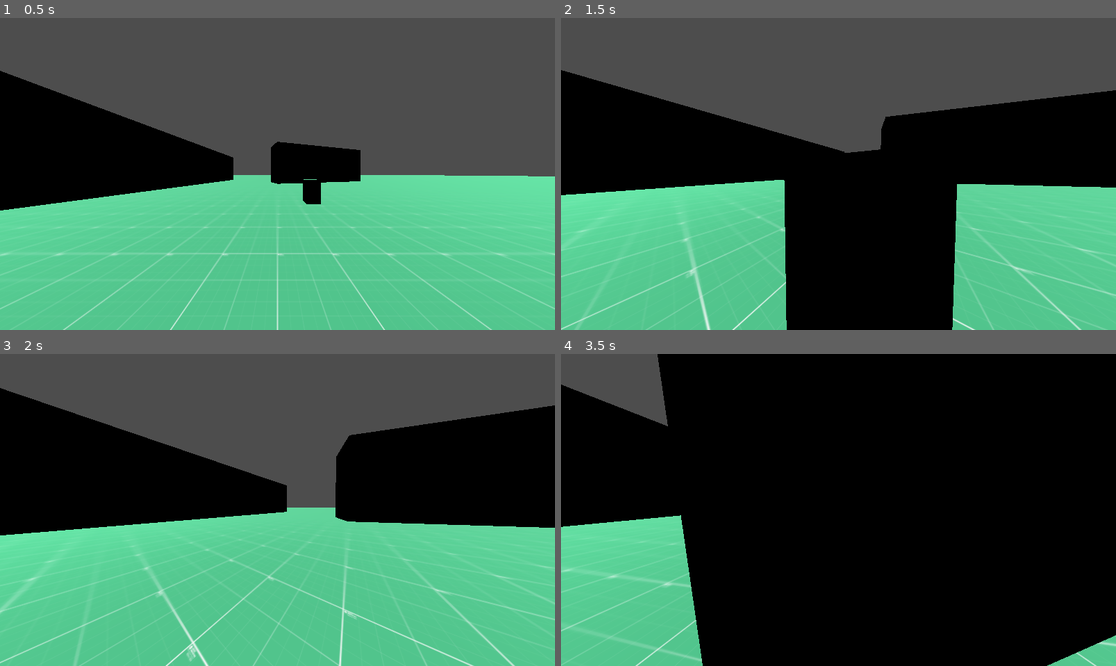
Above: before the commit, frames 1-4 (two rows, left to right).
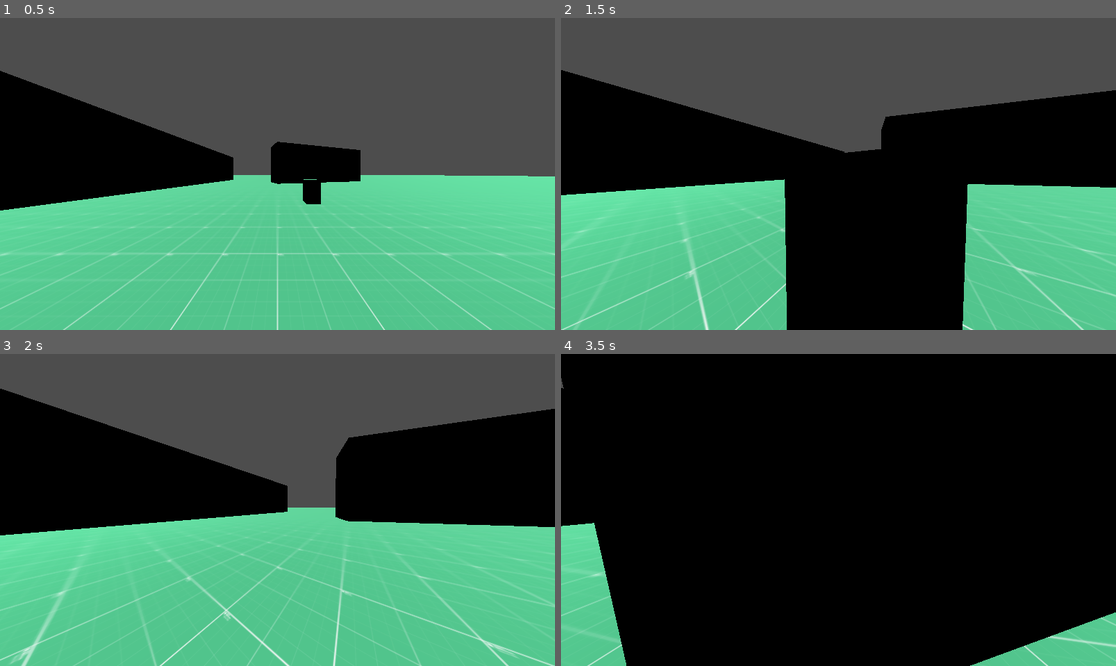
Above: after the commit, the same moments.

Repository: TimurTimergalin/team-dynamics-project-0
Game: Godot game, scene res://scenes/prototype_scene.tscn
The game is run twice, just before and just after one commit, with the same random seed, the same clock (stepped at 60 frames per second) and the same inputs.
Inputs (mouse positions are in pixels of both pictures, inside the frame that each line leads up to):
- Up to frame 1 (0.5 s): no input
- Up to frame 2 (1.5 s): move the mouse to (866, 174) at 0.52 s; hold W (main_move_forward) from 0.53 s (still down); tap Ctrl (main_crouch) at 0.6 s; tap Space (main_jump) at 0.77 s; move the mouse to (810, 174) at 1.27 s; tap Shift (main_run) at 1.35 s
- Up to frame 3 (2 s): keep holding W (main_move_forward); tap Space (main_jump) at 1.52 s
- Up to frame 4 (3.5 s): keep holding W (main_move_forward); move the mouse to (849, 503) at 2.02 s; tap Ctrl (main_crouch) at 2.1 s; move the mouse to (832, 516) at 2.77 s; tap Shift (main_run) at 2.85 s; tap Space (main_jump) at 3.02 s

Frame 1 is identical in both runs. In frame 2, 1.8% of the frame differs, in the area x 0-100%, y 16-100%; in frame 3, 4.2%; in frame 4, 12%, in the area x 0-100%, y 0-100%.

Commit message:
Новый подсчет горизонтального движения: теперь считается не абсолютное значение скорости тела, а его смещение относительно "свободной" скорости

Diff:
--- a/scenes/player.tscn
+++ b/scenes/player.tscn
@@ -3,7 +3,7 @@
 [ext_resource type="Script" uid="uid://dcb6ufef25w8f" path="res://scripts/logic/movement/gravity_logic.gd" id="1_rkhd4"]
 [ext_resource type="Script" uid="uid://do2nsn7vo6vpd" path="res://scripts/stores/movement/gravity_store.gd" id="2_lrhn5"]
 [ext_resource type="Script" uid="uid://ql3s7jxbe3ln" path="res://scripts/stores/movement/horizontal_movement_store.gd" id="2_tuyoq"]
-[ext_resource type="Script" uid="uid://cnwggruap2e0n" path="res://scripts/logic/state_machine/state_machine.gd" id="3_qhqgy"]
+[ext_resource type="Script" uid="uid://cncbwyrywwtas" path="res://scripts/logic/movement/player_movement_state_machine/player_movement_state_machine.gd" id="4_d2wvv"]
 [ext_resource type="Script" uid="uid://cp02gts22siqs" path="res://scripts/logic/movement/player_movement_state_machine/idle_state.gd" id="5_fjrip"]
 [ext_resource type="Script" uid="uid://ctm2er1thhhu2" path="res://scripts/logic/movement/player_movement_state_machine/walking_state.gd" id="6_smehm"]
 [ext_resource type="Script" uid="uid://jni8u8uya2y4" path="res://scripts/logic/movement/player_movement_state_machine/crouching_state.gd" id="8_y4r1p"]
@@ -13,7 +13,8 @@
 [ext_resource type="Resource" uid="uid://bgqa0tcc2e6tv" path="res://resources/player/camera_controller.tres" id="11_d2wvv"]
 [ext_resource type="Script" uid="uid://ogc2ldxcn888" path="res://scripts/logic/movement/character_body_move_and_slide_logic.gd" id="11_3v2ag"]
 
-[sub_resource type="CapsuleShape3D" id="CapsuleShape3D_dkjbp"]
+[sub_resource type="BoxShape3D" id="BoxShape3D_d2wvv"]
+size = Vector3(1, 2, 1)
 
 [sub_resource type="CapsuleMesh" id="CapsuleMesh_agfs1"]
 
@@ -57,7 +58,7 @@
 [node name="Player" type="CharacterBody3D"]
 
 [node name="CollisionShape3D" type="CollisionShape3D" parent="."]
-shape = SubResource("CapsuleShape3D_dkjbp")
+shape = SubResource("BoxShape3D_d2wvv")
 
 [node name="MeshInstance3D" type="MeshInstance3D" parent="."]
 mesh = SubResource("CapsuleMesh_agfs1")
@@ -88,8 +89,9 @@
 gravity_store = NodePath("../../Stores/GravityStore")
 target = NodePath("../..")
 
-[node name="MovementStateMachine" type="Node" parent="Logic" node_paths=PackedStringArray("cur_state")]
-script = ExtResource("3_qhqgy")
+[node name="MovementStateMachine" type="Node" parent="Logic" node_paths=PackedStringArray("move_and_slide_logic", "cur_state")]
+script = ExtResource("4_d2wvv")
+move_and_slide_logic = NodePath("../MoveAndSlideLogic")
 cur_state = NodePath("IdleState")
 
 [node name="IdleState" type="Node" parent="Logic/MovementStateMachine" node_paths=PackedStringArray("walking_state", "crouching_state", "player", "horizontal_movement_store", "player_camera")]
--- a/scripts/logic/movement/character_body_move_and_slide_logic.gd
+++ b/scripts/logic/movement/character_body_move_and_slide_logic.gd
@@ -4,9 +4,9 @@
 
 @export var body: CharacterBody3D
 
-signal slided
+signal after_move
 
 func _physics_process(_delta: float) -> void:
-    var velocity := body.velocity
-    if body.move_and_slide():
-        slided.emit(velocity, body.get_last_slide_collision())
+    var old_velocity := body.velocity
+    var slided = body.move_and_slide()
+    after_move.emit(old_velocity, body.velocity, slided)
--- a/scripts/logic/movement/lib/horizontal_movement.gd
+++ b/scripts/logic/movement/lib/horizontal_movement.gd
@@ -1,11 +1,12 @@
 class_name HorizontalMovementLib
 
+## Расчитывает изменение скорости тела в зависимости от напрвления, заданного управляющей машиной
 static func process(
 	target: CharacterBody3D,
 	horizontal_movement_store: HorizontalMovementStore,
 	delta: float
 ):
-	var real_velocity = Vector2(target.velocity.x, target.velocity.z)
+	var real_velocity = horizontal_movement_store.currently_applied_movement
 	var target_velocity = horizontal_movement_store.direction * horizontal_movement_store.max_velocity
 	var velocity_difference = target_velocity - real_velocity
 	var d_velocity_direction = velocity_difference.normalized()
@@ -22,7 +23,39 @@
 	)
 
 	var d_velocity = (d_velocity_direction * a * delta).limit_length(velocity_difference.length())
-	var new_velocity = Vector2(target.velocity.x + d_velocity.x, target.velocity.z + d_velocity.y).limit_length(horizontal_movement_store.max_velocity)
+	var new_velocity = Vector2(real_velocity.x + d_velocity.x, real_velocity.y + d_velocity.y).limit_length(horizontal_movement_store.max_velocity)
 
-	target.velocity.x = new_velocity.x
-	target.velocity.z = new_velocity.y
+	target.velocity.x += new_velocity.x - real_velocity.x
+	target.velocity.z += new_velocity.y - real_velocity.y
+	horizontal_movement_store.currently_applied_movement = new_velocity
+
+## Обновляет компоненту currently_applied_movement при столкновении
+static func handle_slided(
+	horizontal_movement_store: HorizontalMovementStore,
+	old_velocity_3d: Vector3,
+	new_velocity_3d: Vector3,
+):
+	var old_velocity := Vector2(old_velocity_3d.x, old_velocity_3d.z)
+	var new_velocity := Vector2(new_velocity_3d.x, new_velocity_3d.z)
+	if new_velocity.is_zero_approx():
+		horizontal_movement_store.currently_applied_movement = Vector2(0, 0)
+		return
+
+	if new_velocity.is_equal_approx(old_velocity):
+		return
+
+	# Идея в том, что если весь вектор скорости был повернут и сжат,
+	# то и компонента currently_applied_movement была изменена так же
+
+	var rotation := (
+		0.0  # Тождественный поворот
+		if old_velocity.is_zero_approx()
+		else old_velocity.angle_to(new_velocity)
+	)
+	var scale := (
+		1.0
+		if old_velocity.is_zero_approx()
+		else new_velocity.length() / old_velocity.length()
+	)
+	# Вычисляем проекцию получившегося вектора на горизонтальную плоскость
+	horizontal_movement_store.currently_applied_movement = scale * horizontal_movement_store.currently_applied_movement.rotated(rotation)
--- a/scripts/logic/movement/player_movement_state_machine/base_player_movement_state.gd
+++ b/scripts/logic/movement/player_movement_state_machine/base_player_movement_state.gd
@@ -12,3 +12,8 @@
 
 	var vector3_direction = (player_camera.global_basis * Vector3(input_direction.x, 0.0, input_direction.y))
 	return Vector2(vector3_direction.x, vector3_direction.z).normalized()
+
+func after_move(old_velocity: Vector3, new_velocity: Vector3, slided: bool) -> BasePlayerMovementState:
+	if slided:
+		HorizontalMovementLib.handle_slided(horizontal_movement_store, old_velocity, new_velocity)
+	return self
--- a/scripts/logic/movement/player_movement_state_machine/player_movement_state_machine.gd
+++ b/scripts/logic/movement/player_movement_state_machine/player_movement_state_machine.gd
@@ -3,4 +3,8 @@
 @export var move_and_slide_logic: CharacterBodyMoveAndSlideLogic
 
 func _ready() -> void:
-	move_and_slide_logic.slided.connect(func (old_velocity, collision): cur_state.slided(old_velocity, collision))
+	move_and_slide_logic.after_move.connect(after_move)
+
+func after_move(old_velocity, new_velocity, slided) -> void:
+	var new_state = cur_state.after_move(old_velocity, new_velocity, slided)
+	swap_state(new_state)
--- a/scripts/stores/movement/horizontal_movement_store.gd
+++ b/scripts/stores/movement/horizontal_movement_store.gd
@@ -6,4 +6,9 @@
 var acceleration: float
 var decceleration: float
 
+## Направление, в котором скорость тела пытается изминиться
 var direction := Vector2(0, 0)
+
+## Компонента скорости тела, поражденная управляющей машиной этого тела
+## Например, для игрока это значение скорости от нажатия им клавиш WASD
+var currently_applied_movement := Vector2(0, 0)
